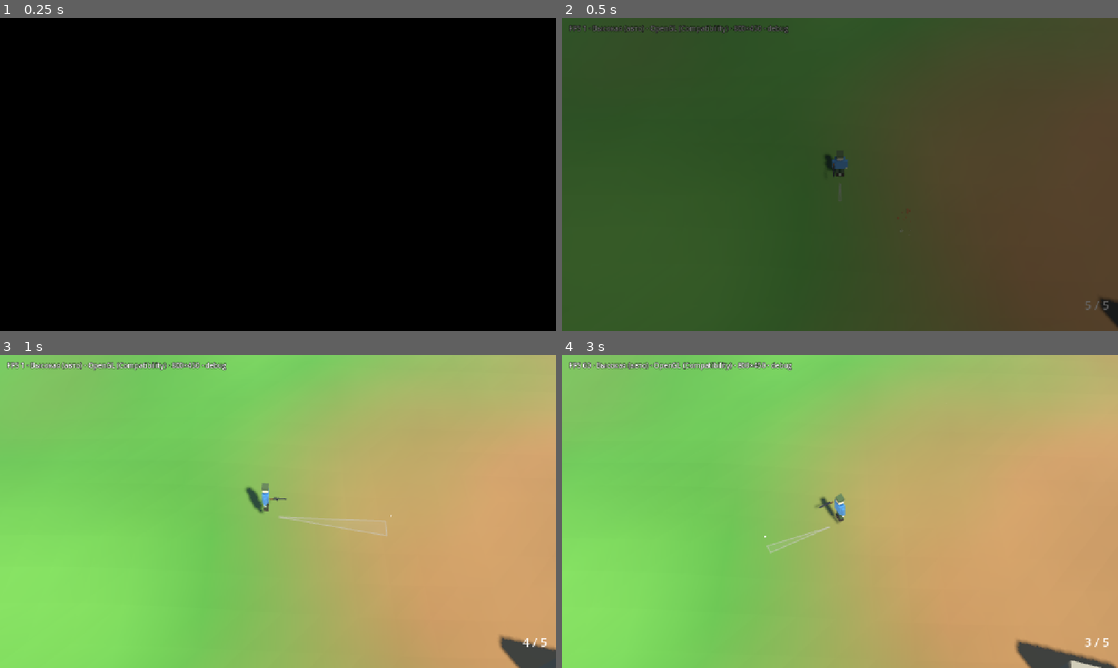
Above: before the commit, frames 1-4 (two rows, left to right).
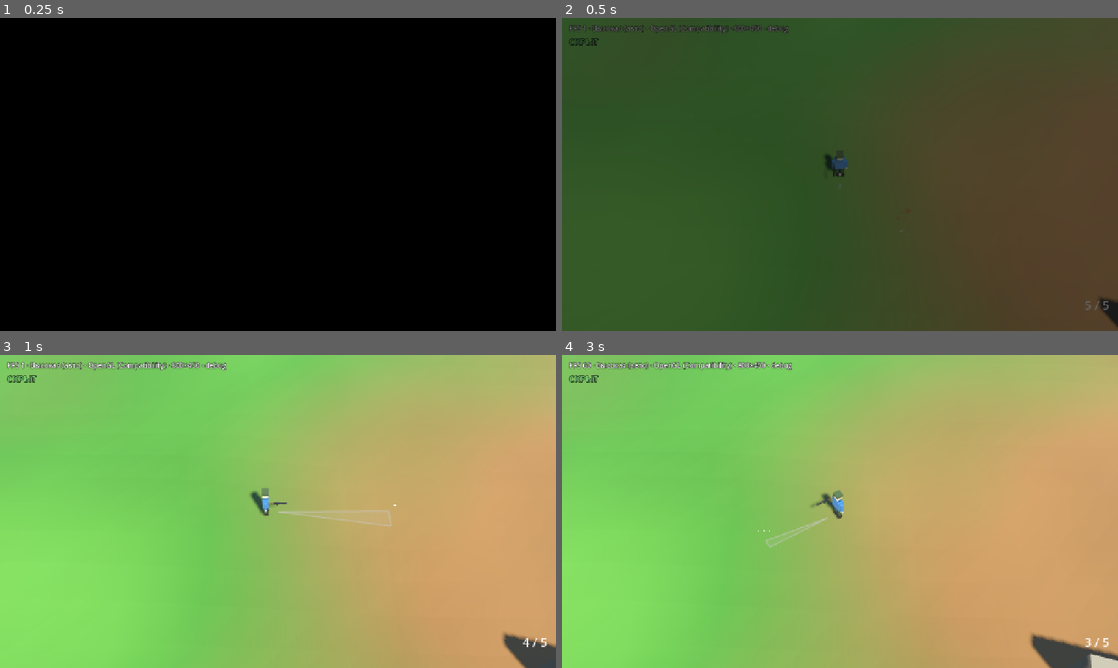
Above: after the commit, the same moments.

Repository: cybernattor/rankborn
Game: Godot game, scene res://scenes/game/game_scene.tscn
Same seed, same stepped clock (60 frames per second), same inputs: the game is played once before the commit and once after it. This scene is started directly instead of the project's main scene.
Inputs (mouse positions are in pixels of both pictures, inside the frame that each line leads up to):
- Up to frame 1 (0.25 s): no input
- Up to frame 2 (0.5 s): no input
- Up to frame 3 (1 s): tap Enter (ui_accept) at 0.5 s; move the mouse to (400, 495) at 0.52 s; hold D (move_right) from 0.53 s (still down); hold Right mouse button (aim) from 0.53 s (still down); click (400, 495) at 0.67 s; tap Space (jump, bound only before the commit) at 0.77 s; tap Ctrl (crouch) at 0.8 s
- Up to frame 4 (3 s): tap Space (jump, bound only before the commit) at 1.07, 2.1 s; release D (move_right) at 1.25 s; release Right mouse button (aim) at 1.25 s; drag from (728, 527) to (812, 574) at 1.27 s; move the mouse to (895, 442) at 2.02 s; hold D (move_right) 2.03-2.75 s; hold Right mouse button (aim) 2.03-2.75 s; click (895, 442) at 2.17 s; drag from (812, 574) to (673, 464) at 2.77 s

Frame 1 is identical in both runs. In frame 2, less than 0.1% of the frame differs, in the area x 1-51%, y 6-59%; in frame 3, 1.1%; in frame 4, 1.7%, in the area x 1-100%, y 6-100%.

Commit message:
feat: playtest fixes — aim stops at walls, faster stick, footsteps, «seen» indicator, no jump
Second playtest (Tecno Pova 7 Neo):
- The crosshair and aim cone went through walls. sight_point = aim_point
  clipped by the first wall or slope; HUD and cone use it.
- Stick turning felt slow: 6 → 11 rad/s (ADS 2.2 → 4.5).
- «What is DUCK for, there are no footsteps»: footsteps decided by the host
  from everyone's positions, sent to peers within 22 m (heard through
  walls); crouching and aiming are silent. Synthesized step.wav.
- «The enemy sees you from above»: HUD shows «ТЕБЯ ВИДЯТ» / «СКРЫТ» from
  the host's visibility list.
- «Why jump»: removed, like Foxhole — it let players hop over sandbags.
- Tests: sight clipping, steps walking/crouching/out of range, seen flag,
  no jump action.

Co-Authored-By: Claude Opus 5.5 <noreply@anthropic.com>
Claude-Session: https://claude.ai/code/session_01HawzunZx1E3va69Y3pmV6w

Diff:
--- a/project.godot
+++ b/project.godot
@@ -84,12 +84,6 @@
 , Object(InputEventJoypadMotion,"resource_local_to_scene":false,"resource_name":"","device":-1,"axis":4,"axis_value":1.0,"script":null)
 ]
 }
-jump={
-"deadzone": 0.2,
-"events": [Object(InputEventKey,"resource_local_to_scene":false,"resource_name":"","device":-1,"window_id":0,"alt_pressed":false,"shift_pressed":false,"ctrl_pressed":false,"meta_pressed":false,"pressed":false,"keycode":0,"physical_keycode":32,"key_label":0,"unicode":32,"location":0,"echo":false,"script":null)
-, Object(InputEventJoypadButton,"resource_local_to_scene":false,"resource_name":"","device":-1,"button_index":0,"pressure":0.0,"pressed":true,"script":null)
-]
-}
 sprint={
 "deadzone": 0.2,
 "events": [Object(InputEventKey,"resource_local_to_scene":false,"resource_name":"","device":-1,"window_id":0,"alt_press …(195 unchanged characters)…
--- a/scripts/audio/sfx_manager.gd
+++ b/scripts/audio/sfx_manager.gd
@@ -13,12 +13,14 @@
 var _shot: AudioStream
 var _bolt: AudioStream
 var _empty: AudioStream
+var _step: AudioStream
 
 
 func _ready() -> void:
 	_shot = load("res://assets/audio/rifle_shot.wav")
 	_bolt = load("res://assets/audio/rifle_bolt.wav")
 	_empty = load("res://assets/audio/empty.wav")
+	_step = load("res://assets/audio/step.wav")
 
 
 func _play(stream: AudioStream, volume_db: float = 0.0) -> void:
@@ -57,5 +59,10 @@
 	_play_at(_bolt, position, -6.0)
 
 
+## Шаг: свои — тише, чужие — громче (по ним слышно, что кто-то рядом).
+func play_step_at(position: Vector3, own: bool) -> void:
+	_play_at(_step, position, -12.0 if own else -3.0)
+
+
 func play_empty() -> void:
 	_play(_empty)
--- a/scripts/player/aim_cone.gd
+++ b/scripts/player/aim_cone.gd
@@ -39,7 +39,8 @@
 		return
 	var direction: Vector3 = player.get_aim_direction()
 	var origin: Vector3 = player.global_position + direction * START_OFFSET
-	var length: float = maxf(((player.aim_point - origin) * Vector3(1, 0, 1)).length(), 1.0)
+	# До первого укрытия, а не сквозь него (Player.sight_point).
+	var length: float = maxf(((player.sight_point - origin) * Vector3(1, 0, 1)).length(), 0.3)
 	var spread: float = weapon.get_spread_angle()
 	var left := _on_ground(origin + direction.rotated(Vector3.UP, spread) * length)
 	var right := _on_ground(origin + direction.rotated(Vector3.UP, -spread) * length)
--- a/scripts/player/player_controller.gd
+++ b/scripts/player/player_controller.gd
@@ -43,6 +43,12 @@
 const AIM_SHOT_KEEP := 0.35
 ## Точка, куда целится игрок (мир): на высоте выстрела над землёй под прицелом.
 var aim_point: Vector3 = Vector3.ZERO
+## Куда прицел реально «достаёт»: aim_point, обрезанный первым укрытием или склоном на
+## пути выстрела. По нему рисуются прицел HUD и конус — раньше они проходили сквозь
+## стены и показывали точку, в которую пуля попасть не могла.
+var sight_point: Vector3 = Vector3.ZERO
+## Слой мира (земля и укрытия) — то, что останавливает пулю, кроме игроков.
+const SIGHT_BLOCKING_MASK := 1
 var _aim_direction := Vector3.FORWARD
 var _aim_distance: float = STICK_AIM_DISTANCE
 ## Последним прицеливались мышью (иначе — стиком). Переключается тем, чем пошевелили.
@@ -59,9 +65,10 @@
 ## Поворот прицела стиком — плавный и с пределом скорости: мгновенный поворот за стиком
 ## дёргал прицел от дрожи пальца и был слишком быстрым. В прицеле — медленнее и точнее.
 ## Мышь точна сама по себе, её не сглаживаем.
-const STICK_TURN_SMOOTHING := 14.0
-const STICK_TURN_SPEED := 6.0
-const STICK_TURN_SPEED_ADS := 2.2
+## Первый вариант (6 и 2.2 рад/с) на плейтесте показался слишком медленным.
+const STICK_TURN_SMOOTHING := 20.0
+const STICK_TURN_SPEED := 11.0
+const STICK_TURN_SPEED_ADS := 4.5
 const STICK_DISTANCE_SMOOTHING := 8.0
 ## Мёртвая зона курсора вокруг солдата — в пикселях экрана, а не в метрах: при 1 м
 ## (≈90 px на экране) прицел «застревал» на полсекунды, пока курсор проходил через
@@ -182,6 +189,7 @@
 		rotation.y = atan2(-_aim_direction.x, -_aim_direction.z)
 	_aim_distance = STICK_AIM_DISTANCE
 	aim_point = _compute_aim_point()
+	sight_point = _compute_sight_point()
 	head.position.y = get_head_height()
 	if is_node_ready() and camera.current:
 		camera.snap()
@@ -265,6 +273,7 @@
 		_update_aim_direction(delta)
 		rotation.y = atan2(-_aim_direction.x, -_aim_direction.z)
 	aim_point = _compute_aim_point()
+	sight_point = _compute_sight_point()
 
 
 ## Направление прицеливания: правый стик (геймпад; на таче его нажимает MobileUI)
@@ -298,6 +307,14 @@
 		_aim_distance = maxf(to_cursor.length(), MIN_AIM_DISTANCE)
 
 
+func _compute_sight_point() -> Vector3:
+	if not is_inside_tree():
+		return aim_point
+	var query := PhysicsRayQueryParameters3D.create(get_shot_origin(), aim_point, SIGHT_BLOCKING_MASK, [get_rid()])
+	var hit := get_world_3d().direct_space_state.intersect_ray(query)
+	return hit.position if not hit.is_empty() else aim_point
+
+
 func _compute_aim_point() -> Vector3:
 	var point := global_position + _aim_direction * _aim_distance
 	point.y = ground_height_at(point) + SHOT_HEIGHT
@@ -354,17 +371,6 @@
 		is_crouching = true
 	elif is_crouching and _can_stand_up():
 		is_crouching = false
-
-
-## Прыжок из приседа сначала поднимает игрока (если есть место).
-func stand_up() -> bool:
-	if not is_crouching:
-		return true
-	if not _can_stand_up():
-		return false
-	_crouch_toggled = false
-	is_crouching = false
-	return true
 
 
 func _can_stand_up() -> bool:
--- a/scripts/player/states/idle_state.gd
+++ b/scripts/player/states/idle_state.gd
@@ -9,8 +9,6 @@
 		return
 
 	_apply_gravity(delta)
-	if _try_jump():
-		return
 
 	# Движение — если есть ввод, переходим в Walk
 	if _get_input_vector().length() > 0.1:
--- a/scripts/player/states/jump_state.gd
+++ b/scripts/player/states/jump_state.gd
@@ -1,7 +1,8 @@
 extends PlayerState
 class_name JumpState
 
-## Состояние прыжка/полёта: игрок в воздухе, управление ограничено (инерция).
+## Падение (сошёл с края, спавн): игрок в воздухе, управление ограничено (инерция).
+## Прыжка нет, как в Foxhole: им перескакивали мешки с песком, и укрытия не работали.
 
 
 func physics_update(delta: float) -> void:
--- a/scripts/player/states/player_state.gd
+++ b/scripts/player/states/player_state.gd
@@ -1,7 +1,7 @@
 extends State
 class_name PlayerState
 
-## Общая база для стейтов движения (Idle/Walk/Jump):
+## Общая база для стейтов движения (Idle/Walk/Jump — последний теперь только падение):
 ## гравитация, ускорение, вектор ввода и оружие.
 ## Весь ввод — через Input-действия: клавиатура, геймпад и MobileUI
 ## (он нажимает те же действия через Input.action_press).
@@ -11,7 +11,6 @@
 const CROUCH_SPEED := 2.5
 ## С прицелом идут медленно, как в Foxhole.
 const AIM_SPEED := 2.2
-const JUMP_VELOCITY := 4.5
 const GROUND_ACCEL := 45.0
 const GROUND_DECEL := 55.0
 const AIR_ACCEL := 8.0
@@ -28,10 +27,6 @@
 	if not player.can_control():
 		return Vector2.ZERO
 	return Input.get_vector("move_left", "move_right", "move_forward", "move_back")
-
-
-func _wants_jump() -> bool:
-	return player.can_control() and Input.is_action_just_pressed("jump") and player.is_on_floor()
 
 
 ## Спринт — только примерно туда, куда смотришь, не в прицеле и не в приседе:
@@ -60,18 +55,6 @@
 	player.velocity.z = move_toward(player.velocity.z, target.z, accel * delta)
 
 
-## Прыжок из приседа сначала встаёт; возвращает true, если прыгнули.
-func _try_jump() -> bool:
-	if not _wants_jump():
-		return false
-	if player.is_crouching:
-		player.stand_up()
-		return false
-	player.velocity.y = JUMP_VELOCITY
-	transitioned.emit("JumpState")
-	return true
-
-
 # Единственная точка опроса стрельбы/перезарядки — через WeaponManager.
 func _handle_weapon_input() -> void:
 	if not player.can_control():
--- a/scripts/player/states/walk_state.gd
+++ b/scripts/player/states/walk_state.gd
@@ -9,8 +9,6 @@
 		return
 
 	_apply_gravity(delta)
-	if _try_jump():
-		return
 
 	var input_dir := _get_input_vector()
 
--- a/scripts/ui/mobile_ui.gd
+++ b/scripts/ui/mobile_ui.gd
@@ -14,7 +14,7 @@
 ##   геймпада), отпустил — выстрел. Вернул палец в центр (внутреннее кольцо) и отпустил —
 ##   выстрела нет. Целиться и стрелять — два разных решения, как ПКМ и ЛКМ у Foxhole:
 ##   раньше стик стрелял при сильном отклонении, и точно навестись, не выстрелив, было нельзя;
-## - над стиком прицела — ряд DUCK, R, JUMP;
+## - над стиком прицела — ряд DUCK, R;
 ## - FIRE слева — стрельба без смены направления (стоя на месте, второй рукой).
 ##
 ## Каждый палец отслеживается по event.index, поэтому мультитач работает полностью.
@@ -44,7 +44,6 @@
 const ROW_BUTTON_RADIUS := 42.0
 const ROW_SPACING := 104.0
 const ROW_BUTTONS := [
-	{"name": "jump", "label": "JUMP", "action": "jump"},
 	{"name": "reload", "label": "R", "action": "reload"},
 	{"name": "crouch", "label": "DUCK", "action": "crouch"},
 ]
--- a/scripts/ui/weapon_hud.gd
+++ b/scripts/ui/weapon_hud.gd
@@ -33,6 +33,13 @@
 var _fps_label: Label
 const RENDERER_NAMES := {"mobile": "Vulkan Mobile", "forward_plus": "Vulkan Forward+", "gl_compatibility": "OpenGL (Compatibility)"}
 var _touch_layout: bool = false
+## Туман войны: видит ли нас кто-нибудь (VisibilityManager.is_seen). Без этого игрок не
+## понимал, спрятался он за укрытием или нет («противник видит тебя сверху»).
+var _seen_label: Label
+const SEEN_TEXT := "ТЕБЯ ВИДЯТ"
+const HIDDEN_TEXT := "СКРЫТ"
+const SEEN_COLOR := Color(1.0, 0.45, 0.35)
+const HIDDEN_COLOR := Color(0.55, 0.95, 0.55)
 
 
 func _ready() -> void:
@@ -51,6 +58,13 @@
 	_fps_label.add_theme_color_override("font_outline_color", Color.BLACK)
 	_fps_label.add_theme_constant_override("outline_size", 4)
 	$UILayer.add_child(_fps_label)
+	_seen_label = Label.new()
+	_seen_label.mouse_filter = Control.MOUSE_FILTER_IGNORE
+	_seen_label.position = Vector2(16, 40)
+	_seen_label.add_theme_font_size_override("font_size", 20)
+	_seen_label.add_theme_color_override("font_outline_color", Color.BLACK)
+	_seen_label.add_theme_constant_override("outline_size", 5)
+	$UILayer.add_child(_seen_label)
 
 
 func setup(weapon_mgr: WeaponManager) -> void:
@@ -89,6 +103,7 @@
 
 func _process(delta: float) -> void:
 	_update_touch_layout()
+	_update_seen_label()
 	_fps_label.visible = GameSettings.show_fps
 	if _fps_label.visible:
 		_fps_label.text = _fps_text()
@@ -113,7 +128,7 @@
 func _update_crosshair_position() -> void:
 	if not _player or not "aim_point" in _player:
 		return
-	var screen_pos: Vector2 = _player.camera.unproject_position(_player.aim_point)
+	var screen_pos: Vector2 = _player.camera.unproject_position(_player.sight_point)
 	crosshair.position = screen_pos
 	hit_marker.position = screen_pos
 
@@ -157,7 +172,7 @@
 		return 0.0
 	# Радиус конуса разброса на дальности прицела, переведённый в пиксели экрана.
 	var camera: Camera3D = _player.camera
-	var aim: Vector3 = _player.aim_point
+	var aim: Vector3 = _player.sight_point
 	var distance: float = _player.get_shot_origin().distance_to(aim)
 	var side: Vector3 = _player.get_aim_direction().cross(Vector3.UP).normalized()
 	var edge := aim + side * distance * tan(weapon.get_spread_angle())
@@ -249,3 +264,14 @@
 	return "FPS %d · %s · %s · %d×%d%s" % [Engine.get_frames_per_second(), quality,
 			RENDERER_NAMES.get(method, method), render_size.x, render_size.y,
 			" · debug" if OS.is_debug_build() else ""]
+
+
+func _update_seen_label() -> void:
+	var scene := get_tree().current_scene
+	var manager: Node = scene.get_node_or_null("VisibilityManager") if scene else null
+	_seen_label.visible = manager != null
+	if not manager:
+		return
+	var seen: bool = manager.is_seen
+	_seen_label.text = SEEN_TEXT if seen else HIDDEN_TEXT
+	_seen_label.add_theme_color_override("font_color", SEEN_COLOR if seen else HIDDEN_COLOR)
--- a/scripts/world/visibility_manager.gd
+++ b/scripts/world/visibility_manager.gd
@@ -14,7 +14,14 @@
 ## Сам хост видит всех — это предел P2P, его снимет dedicated server (roadmap, фаза 5).
 ##
 ## Видимость симметрична (нет конуса обзора): один список отвечает и на «кого вижу я»,
-## и на «кто видит меня».
+## и на «кто видит меня». Пир сообщает о ней сигналом seen_changed (индикатор в HUD).
+##
+## Шаги тоже решает хост: он знает позиции всех, в том числе скрытых туманом, и шлёт
+## «шаг здесь» каждому, кто в радиусе слышимости — из-за стены слышно, что кто-то идёт.
+## Пригнувшись или с прицелом (медленнее QUIET_SPEED) идут бесшумно — ради этого и
+## нужен присед.
+
+signal seen_changed(seen: bool)
 
 ## Дальность обзора, м. Камера сверху показывает примерно ±20 м — дальше видно в прицеле.
 const VIEW_RANGE := 32.0
@@ -27,6 +34,20 @@
 const TARGET_SHARES := [0.85, 0.5]
 ## Слой мира: земля и укрытия. Игроки (слой 2) взгляд не перекрывают.
 const BLOCKING_MASK := 1
+## Шаги: слышно в этом радиусе; тише этой скорости (присед 2.5, прицел 2.2 м/с) — беззвучно.
+const HEARING_RANGE := 22.0
+const QUIET_SPEED := 3.0
+const STEP_LENGTH := 1.6
+## Скорость сглаживается: позиции приходят по сети пачками, по одному кадру она скачет.
+const SPEED_SMOOTHING_TIME := 0.2
+## Перенос дальше этого за кадр (респавн) — не шаги.
+const TELEPORT_DISTANCE := 3.0
+
+## Видит ли кто-нибудь нашего игрока (последний список от хоста).
+var is_seen: bool = false
+var _last_position: Dictionary = {}  # id → Vector3
+var _speed: Dictionary = {}  # id → м/с, сглаженная
+var _step_left: Dictionary = {}  # id → м до следующего шага
 
 var _update_left: float = 0.0
 var _resend_left: float = 0.0
@@ -38,6 +59,7 @@
 func _physics_process(delta: float) -> void:
 	if not multiplayer.is_server():
 		return
+	_update_steps(delta)
 	_update_left -= delta
 	_resend_left -= delta
 	if _update_left > 0.0:
@@ -95,9 +117,52 @@
 	return false
 
 
+func _update_steps(delta: float) -> void:
+	for p: Node3D in players_node.get_children():
+		var id := int(str(p.name))
+		var pos := p.global_position
+		var last: Vector3 = _last_position.get(id, pos)
+		_last_position[id] = pos
+		var moved := ((pos - last) * Vector3(1, 0, 1)).length()
+		if moved > TELEPORT_DISTANCE or not p.health_component.is_alive:
+			_speed[id] = 0.0
+			continue
+		var speed := lerpf(_speed.get(id, 0.0), moved / delta, 1.0 - exp(-delta / SPEED_SMOOTHING_TIME))
+		_speed[id] = speed
+		if speed < QUIET_SPEED:
+			continue
+		var left: float = _step_left.get(id, STEP_LENGTH * 0.5) - moved
+		if left <= 0.0:
+			left += STEP_LENGTH
+			_send_step(id, pos)
+		_step_left[id] = left
+
+
+func _send_step(walker_id: int, pos: Vector3) -> void:
+	var my_id := multiplayer.get_unique_id()
+	for p: Node3D in players_node.get_children():
+		var listener_id := int(str(p.name))
+		if (p.global_position - pos).length() > HEARING_RANGE:
+			continue
+		if listener_id == my_id:
+			play_step(pos, walker_id == my_id)
+		elif listener_id in multiplayer.get_peers():
+			play_step.rpc_id(listener_id, pos, walker_id == listener_id)
+
+
+## Хост → пир: шаг в этой точке (own — свой, тише).
+@rpc("authority", "unreliable")
+func play_step(pos: Vector3, own: bool) -> void:
+	SFXManager.play_step_at(pos, own)
+
+
 ## Хост → пир: кого этот пир видит.
 @rpc("authority", "reliable")
 func apply_visibility(visible_ids: Array) -> void:
+	var seen := not visible_ids.is_empty()
+	if seen != is_seen:
+		is_seen = seen
+		seen_changed.emit(seen)
 	var my_id := multiplayer.get_unique_id()
 	for p in players_node.get_children():
 		var id := int(str(p.name))
--- a/tests/input_check.gd
+++ b/tests/input_check.gd
@@ -185,12 +185,7 @@
 	for i in 30:
 		await physics_frame
 	_check(is_zero_approx(_horizontal_speed()), "Игрок не останавливается")
-	Input.action_press("jump")
-	await physics_frame
-	await physics_frame
-	Input.action_release("jump")
-	_check(player.velocity.y > 0.0, "Прыжок по действию jump не работает")
-	await _wait_landed()
+	_check(not InputMap.has_action("jump"), "Прыжок вернулся: им перескакивают укрытия")
 
 
 func _check_crouch() -> void:
@@ -305,7 +300,7 @@
 	_check(player.get_aim_direction().dot(Vector3.RIGHT) > 0.95, "Стик прицела не поворачивает прицел")
 	var near: float = player._aim_distance
 	await _drag(1, aim_start + Vector2(0, -80), Vector2(-30, -80))
-	# В прицеле поворот стиком ограничен STICK_TURN_SPEED_ADS: 90° — около 0.7 с.
+	# В прицеле поворот стиком ограничен STICK_TURN_SPEED_ADS: 90° — около 0.35 с.
 	await create_timer(1.0).timeout
 	_check(player.get_aim_direction().dot(Vector3.FORWARD) > 0.95, "Стик прицела вверх не целится вперёд")
 	_check(player._aim_distance > near + 3.0, "Отклонение стика не задаёт дальность")
--- a/tests/spatial_check.gd
+++ b/tests/spatial_check.gd
@@ -47,6 +47,7 @@
 	_check(hud.crosshair.position.distance_to(aim_on_screen) < 1.0, "Прицел HUD не в точке прицеливания")
 	_check_covers(world)
 	await _check_fog(world, player, remote)
+	await _check_sight_and_steps(world, player, remote)
 	for spawn: Marker3D in world.get_node("SpawnPoints").get_children():
 		var query := PhysicsRayQueryParameters3D.create(spawn.global_position, spawn.global_position - Vector3.UP * 40.0, 1)
 		var ground: Dictionary = world.get_world_3d().direct_space_state.intersect_ray(query)
@@ -331,6 +332,54 @@
 	await physics_frame
 
 
+## Прицел не проходит сквозь стены; шаги слышны на ходу и не слышны в приседе и издалека;
+## индикатор «тебя видят» следует списку от хоста.
+func _check_sight_and_steps(world: Node3D, player: CharacterBody3D, remote: CharacterBody3D) -> void:
+	var manager: Node = world.get_node("VisibilityManager")
+	var place := func(body: Node3D, x: float, z: float) -> void:
+		body.global_position = Vector3(x, world.ground_height_at(x, z) + 0.05, z)
+	# Стена 6 × 2.2 м в центре вдоль оси X: целимся сквозь неё.
+	place.call(player, 0.0, -4.0)
+	await physics_frame
+	player._aim_direction = Vector3.BACK
+	player.aim_point = player.get_shot_origin() + Vector3.BACK * 10.0
+	var sight: Vector3 = player._compute_sight_point()
+	_check(sight.z < 0.0 and sight.z > -1.0, "Прицел проходит сквозь стену: %s" % sight)
+	player.aim_point = player.get_shot_origin() + Vector3.LEFT * 5.0
+	_check(player._compute_sight_point().is_equal_approx(player.aim_point), "Прицел обрезан без препятствия")
+	# Шаги: идёт — слышно, присел (медленно) — тихо, далеко — не слышно.
+	place.call(player, -10.0, 26.0)
+	place.call(remote, -14.0, 26.0)
+	await physics_frame
+	var walk := func(speed: float, seconds: float) -> int:
+		var before := _sounds(world, "step.wav").size()
+		manager._last_position.clear()
+		manager._speed.clear()
+		var frames := int(seconds * 60.0)
+		for i in frames:
+			remote.global_position += Vector3.FORWARD * speed / 60.0
+			manager._update_steps(1.0 / 60.0)
+		return _sounds(world, "step.wav").size() - before
+	_check(walk.call(5.0, 1.5) >= 3, "Шагов не слышно на ходу")
+	_check(walk.call(2.5, 1.5) == 0, "Шаги слышны в приседе")
+	place.call(remote, -10.0 - manager.HEARING_RANGE - 5.0, 26.0)
+	await physics_frame
+	_check(walk.call(5.0, 1.5) == 0, "Шаги слышны дальше радиуса слышимости")
+	# Индикатор видимости.
+	manager.apply_visibility([7])
+	_check(manager.is_seen, "Пир не знает, что его видят")
+	manager.apply_visibility([])
+	_check(not manager.is_seen, "Пир не знает, что он скрыт")
+	player.global_position = player.spawn_position
+	remote.global_position = remote.spawn_position
+	await physics_frame
+	await physics_frame
+
+
+func _sounds(world: Node3D, file: String) -> Array:
+	return world.get_children().filter(func(n): return n is AudioStreamPlayer3D and n.stream.resource_path.ends_with(file))
+
+
 ## Пресеты графики применяются к окну и солнцу и переключаются на лету.
 func _check_graphics(world: Node3D) -> void:
 	var settings: Node = root.get_node("GameSettings")
--- a/tools/gen_sfx.gd
+++ b/tools/gen_sfx.gd
@@ -18,6 +18,7 @@
 const RATE := 44100
 const SHOT_PATH := "res://assets/audio/rifle_shot.wav"
 const BOLT_PATH := "res://assets/audio/rifle_bolt.wav"
+const STEP_PATH := "res://assets/audio/step.wav"
 
 var _rng := RandomNumberGenerator.new()
 
@@ -26,7 +27,8 @@
 	_rng.seed = 1915  # одинаковый результат при каждом запуске
 	_save(_make_shot(), SHOT_PATH, 0.95)
 	_save(_make_bolt(), BOLT_PATH, 0.6)
-	print("Звуки записаны: %s, %s" % [SHOT_PATH, BOLT_PATH])
+	_save(_make_step(), STEP_PATH, 0.7)
+	print("Звуки записаны: %s, %s, %s" % [SHOT_PATH, BOLT_PATH, STEP_PATH])
 	quit()
 
 
@@ -80,6 +82,21 @@
 	return out
 
 
+# Шаг по земле: глухой удар подошвы (середина, не бас — динамики телефонов) и короткий
+# хруст грунта поверх.
+func _make_step() -> PackedFloat32Array:
+	var n := int(RATE * 0.2)
+	var thud := _highpass(_lowpass(_lowpass(_noise(n), 700.0), 700.0), 160.0)
+	var grit := _highpass(_lowpass(_noise(n), 4000.0), 1400.0)
+	var out := PackedFloat32Array()
+	out.resize(n)
+	for i in n:
+		var t := float(i) / RATE
+		var attack := minf(t / 0.004, 1.0)
+		out[i] = thud[i] * attack * exp(-t / 0.03) * 6.0 + grit[i] * attack * exp(-t / 0.045) * 0.8
+	return out
+
+
 func _noise(n: int) -> PackedFloat32Array:
 	var out := PackedFloat32Array()
 	out.resize(n)
Not shown, added: assets/audio/step.wav.import
Not shown, changed: AGENTS.md
Not shown, added: assets/audio/step.wav
Not shown, changed: docs/architecture.md
Not shown, changed: docs/roadmap.md
